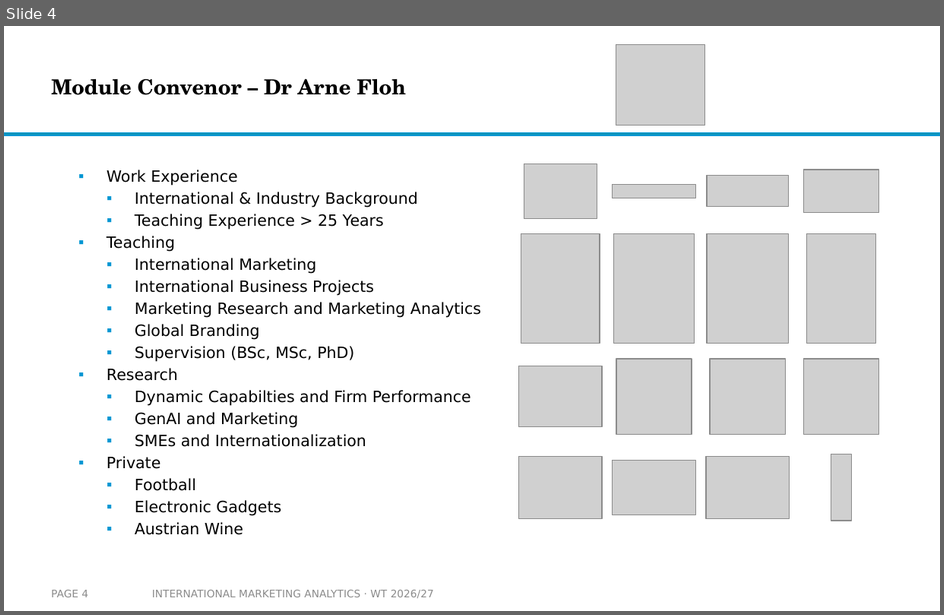
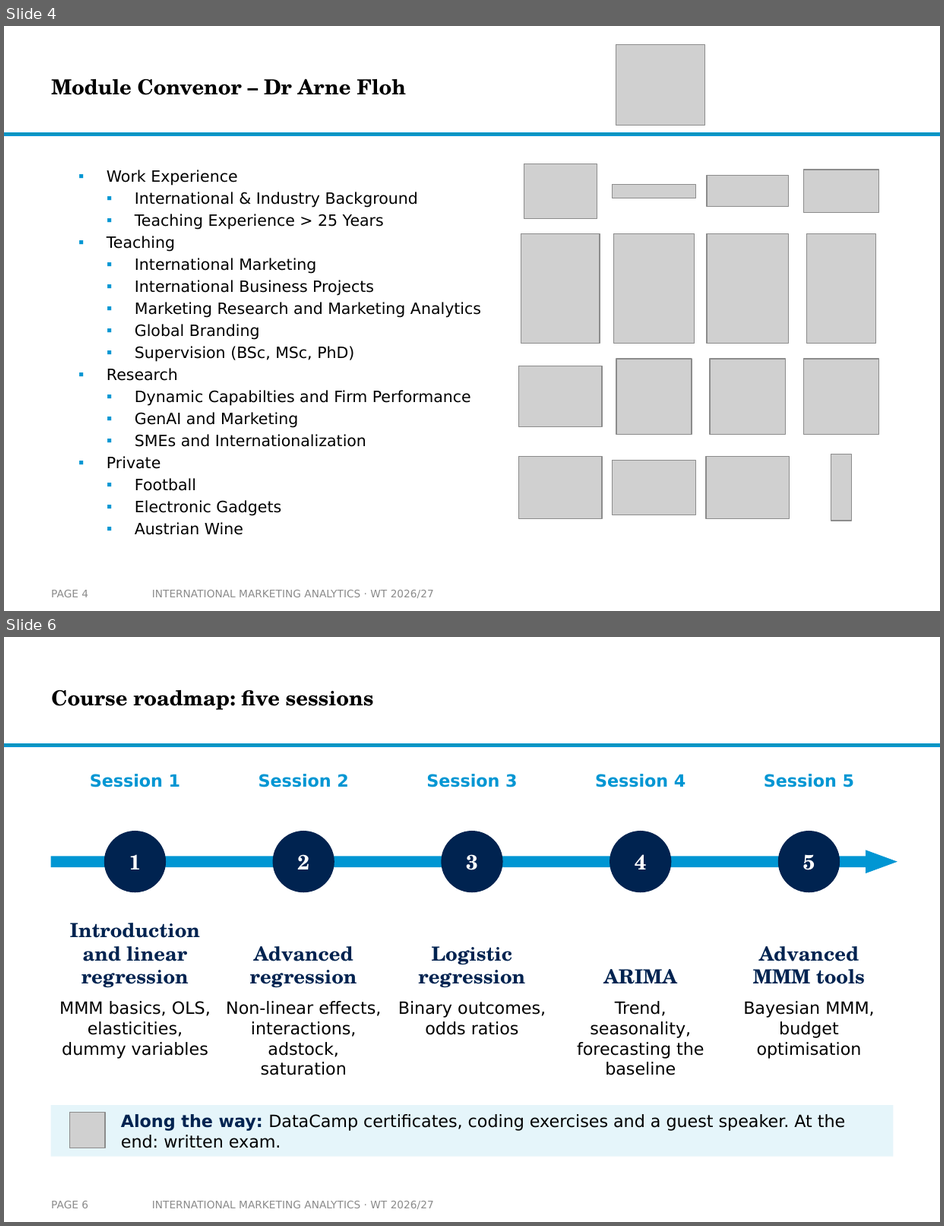
Before and after one commit to arnefloh-wu/International-Marketing-Analytics, a slide deck: slides/00a_course-content-and-style_WT26-27.pptx. Shown one above the other, each under a label of ours: slide 4 before the commit, slides 4 and 6 after it; the slides between them are not shown. The pictures are 944x615 and 944x1226 pixels, drawn with LibreOffice and Linux fonts; fonts in the diff are those of the drawing; grey boxes stand for pictures; background and template pictures are left out. Boxes give left, top, right and bottom in pixels: in the first picture for what was removed or moved away, otherwise in the second. Text is boxed around its words. In the diff, an @@ line names an element or a change of style, - is before the commit and + after.

```diff
--- a/slides/00a_course-content-and-style_WT26-27.pptx
+++ b/slides/00a_course-content-and-style_WT26-27.pptx
@@ slide 6 added at bbox=[4, 637, 940, 1222], background #FFFFFF; not listed: 1 template element that a slide beside it also shows @@
@@ title added at bbox=[51, 690, 374, 710], 16 pt, text #000000, bold @@
+Course roadmap: five sessions
@@ text added at bbox=[90, 774, 180, 787], 13 pt, text #0096D3, bold @@
+Session 1
@@ text added at bbox=[259, 774, 348, 787], 13 pt, text #0096D3, bold @@
+Session 2
@@ text added at bbox=[427, 774, 517, 787], 13 pt, text #0096D3, bold @@
+Session 3
@@ text added at bbox=[595, 774, 686, 787], 13 pt, text #0096D3, bold @@
+Session 4
@@ text added at bbox=[764, 774, 854, 787], 13 pt, text #0096D3, bold @@
+Session 5
@@ ellipse added at bbox=[104, 831, 166, 892], fill #002350, 16 pt, text #FFFFFF, bold @@
+1
@@ ellipse added at bbox=[273, 831, 335, 892], fill #002350, 16 pt, text #FFFFFF, bold @@
+2
@@ ellipse added at bbox=[441, 831, 503, 892], fill #002350, 16 pt, text #FFFFFF, bold @@
+3
@@ ellipse added at bbox=[610, 831, 671, 892], fill #002350, 16 pt, text #FFFFFF, bold @@
+4
@@ ellipse added at bbox=[778, 831, 840, 892], fill #002350, 16 pt, text #FFFFFF, bold @@
+5
@@ rectangle added at bbox=[51, 856, 880, 867], fill #0096D3 @@
@@ triangle added at bbox=[866, 850, 898, 873], fill #0096D3 @@
@@ text added at bbox=[70, 923, 200, 988], 15 pt, text #002350, bold @@
+Introduction and linear regression
@@ text added at bbox=[250, 946, 357, 988], 15 pt, text #002350, bold @@
+Advanced regression
@@ text added at bbox=[418, 946, 525, 988], 15 pt, text #002350, bold @@
+Logistic regression
@@ text added at bbox=[753, 946, 865, 984], 15 pt, text #002350, bold @@
+Advanced MMM tools
@@ text added at bbox=[604, 969, 677, 984], 15 pt, text #002350, bold @@
+ARIMA
@@ text added at bbox=[59, 1001, 211, 1059], 13 pt, text #000000 @@
+MMM basics, OLS, elasticities, dummy variables
@@ text added at bbox=[226, 1001, 381, 1076], 13 pt, text #000000 @@
+Non-linear effects, interactions, adstock, saturation
@@ text added at bbox=[398, 1001, 546, 1035], 13 pt, text #000000 @@
+Binary outcomes, odds ratios
@@ text added at bbox=[577, 1001, 704, 1076], 13 pt, text #000000 @@
+Trend, seasonality, forecasting the baseline
@@ text added at bbox=[743, 1001, 874, 1059], 13 pt, text #000000 @@
+Bayesian MMM, budget optimisation
@@ rectangle added at bbox=[51, 1105, 893, 1157], fill #E5F5FA @@
@@ picture added at bbox=[69, 1113, 105, 1148] @@
@@ text added at bbox=[121, 1114, 845, 1148], 13 pt, text #000000 @@
+Along the way: DataCamp certificates, coding exercises and a guest speaker. At the end: written exam.
@@ page number added at bbox=[51, 1201, 88, 1209], 8 pt, text #8C8C8C @@
+PAGE 6
@@ text added at bbox=[152, 1201, 434, 1209], 8 pt, text #8C8C8C @@
+INTERNATIONAL MARKETING ANALYTICS · WT 2026/27
```
Also in this commit, not shown: 7 slides changed, 1 other slide added, 5 slides removed, 23 other files.
